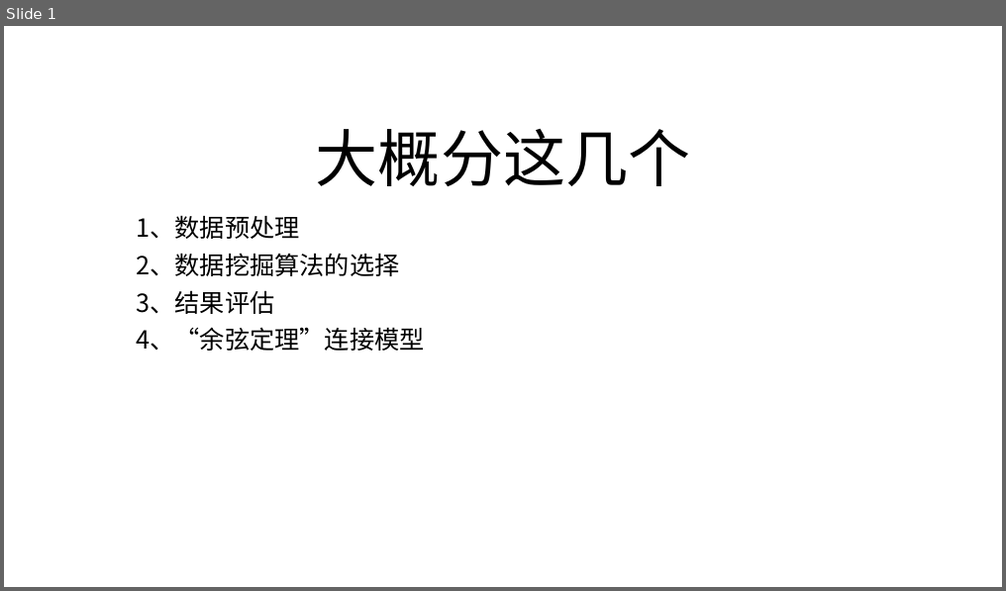
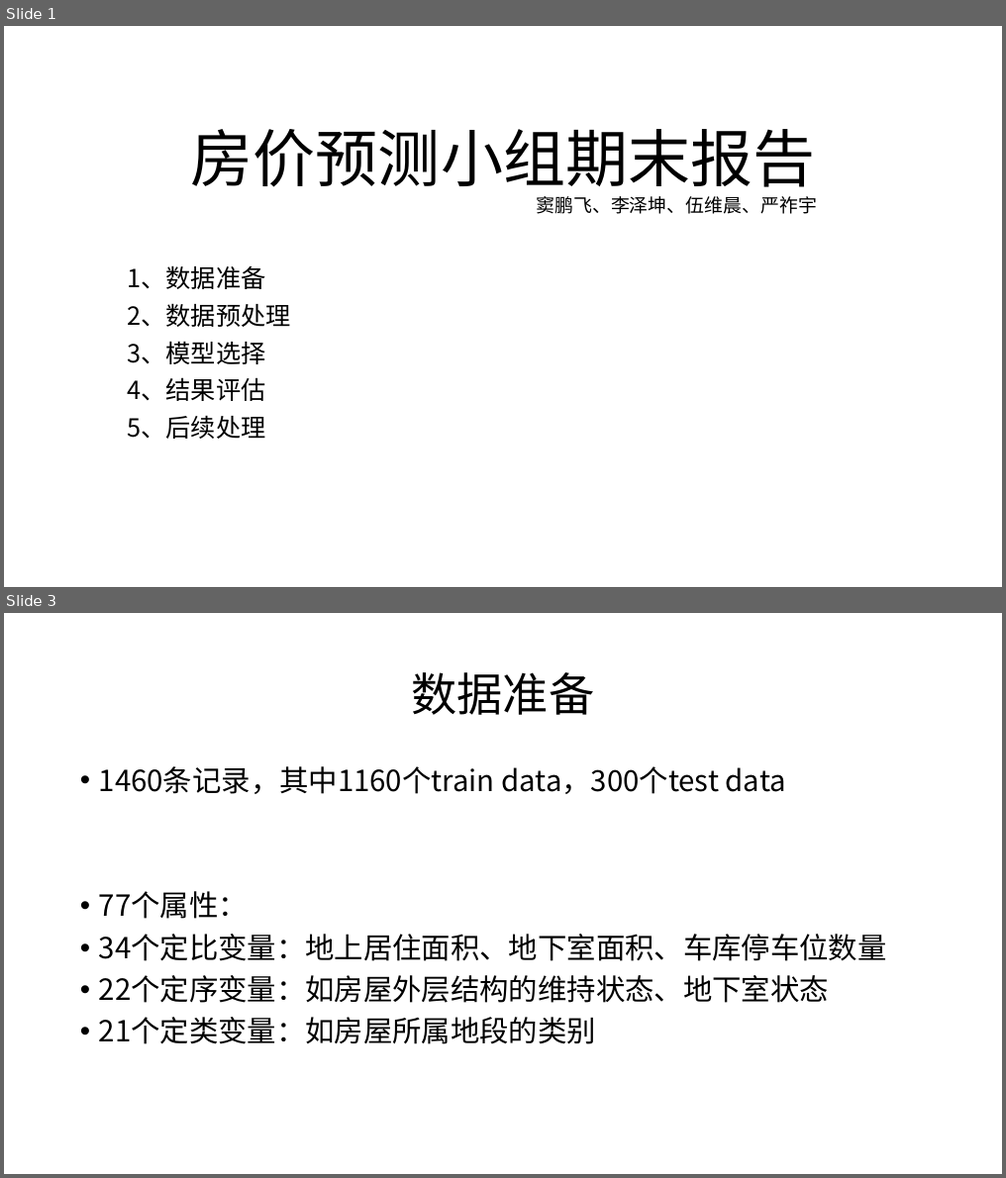
Before and after one commit to LZKPKU/-, a slide deck: 期末报告.pptx. Shown one above the other, each under a label of ours: slide 1 before the commit, slides 1 and 3 after it; the slides between them are not shown. The pictures are 1006x591 and 1006x1178 pixels, drawn with LibreOffice and Linux fonts; fonts in the diff are those of the drawing. Boxes give left, top, right and bottom in pixels: in the first picture for what was removed or moved away, otherwise in the second. Text is boxed around its words. In the diff, an @@ line names an element or a change of style, - is before the commit and + after.

Commit message:
报告更新

```diff
--- a/期末报告.pptx
+++ b/期末报告.pptx
@@ slide 3 added at (4, 613, 1002, 1174), background #FFFFFF @@
@@ title added at (411, 672, 594, 715), 44 pt, text #000000 @@
+数据准备
@@ text added at (99, 766, 887, 1045), 28 pt, text #000000 @@
+• 1460条记录，其中1160个train data，300个test data
+• 77个属性：
+• 34个定比变量：地上居住面积、地下室面积、车库停车位数量
+• 22个定序变量：如房屋外层结构的维持状态、地下室状态
+• 21个定类变量：如房屋所属地段的类别
@@ slide 1 changed as well @@
@@ title at (191, 129, 815, 197): text changed @@
-大概分这几个
+房价预测小组期末报告
@@ text added at (536, 196, 816, 214), 18 pt, text #000000 @@
+窦鹏飞、李泽坤、伍维晨、严祚宇
@@ subtitle at (128, 266, 291, 439): text changed @@
-1、数据预处理
-2、数据挖掘算法的选择
-3、结果评估
-4、“余弦定理”连接模型
+1、数据准备
+2、数据预处理
+3、模型选择
+4、结果评估
+5、后续处理
```
Also in this commit, not shown: 20 other slides changed, 5 other slides added.
